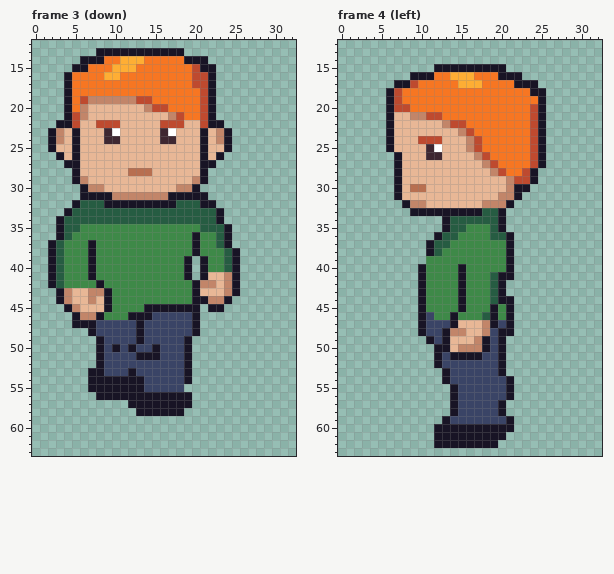
Two versions of one pixel-art file, art-tests/claude-drawn/visitor.aseprite. Above: the version before the commit.
64x64 pixels, 12 frames. Shown: frame 3 (down): x 0..32, y 12..63; frame 4 (left): x 0..32, y 12..63. The commit also changed other frames, which this record leaves out.
The same view after the edit:
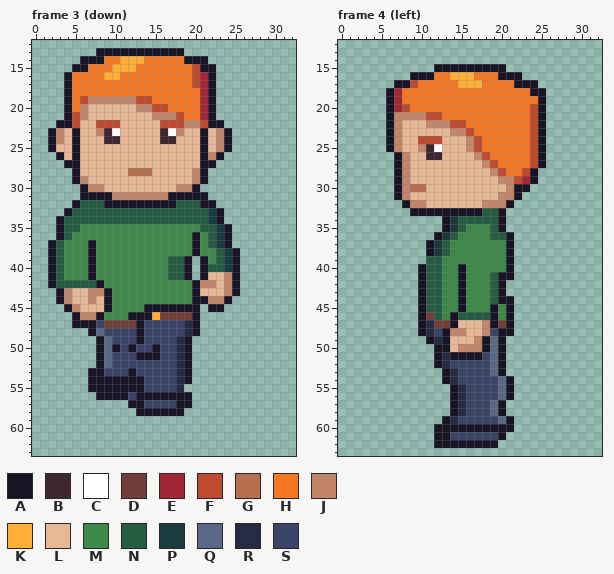
Palette (. is transparent): A #181425  B #3e2731  C #ffffff  D #733e39  E #a22633  F #be4a2f  G #b86f50  H #f77622  J #c28569  K #feae34  L #e8b796  M #3e8948  N #265c42  P #193c3e  Q #5a6988  R #262b44  S #3a4466
Difference:
Frame 3 (down):
y 16..19: x 21 F -> E
y 20: x 13 L -> J; x 21 F -> E
y 21: x 15..16 LL -> JJ; x 21 F -> E
y 22: x 19..20 LL -> JJ
y 23: x 8 L -> J; x 18 L -> J
y 25: x 23 L -> J
y 26: x 22 L -> J
y 28: x 20 L -> J
y 33..34: x 22 N -> P
y 35: x 23 N -> P
y 36..37: x 22..23 MN -> NP
y 38: x 23..24 MN -> NP
y 39: x 17..18 MM -> NN; x 23..24 MN -> NP
y 40: x 17..18 MM -> NN; x 22..24 MMN -> NNP
y 41: x 17..18 MM -> NN
y 42: x 4..7 MMMM -> NNNN
y 46: x 15..19 SSSSS -> KDDDD
y 47: x 9..12 SSSS -> DDDD; x 19 S -> R
y 48: x 8 S -> Q; x 19 S -> R
y 49..52: x 9 S -> Q; x 18 S -> R
y 53..55: x 18 S -> R
y 56: x 12 A -> S
y 57: x 14..17 AAAA -> SSSS
Frame 4 (left):
y 18..20: x 7 F -> E
y 21: x 7..8 LL -> JJ
y 22: x 7 L -> J; x 11..12 LL -> JJ
y 23: x 7 L -> J; x 14 L -> J
y 24: x 7 L -> J
y 25: x 7 L -> J; x 10 L -> J
y 26..28: x 8 L -> J
y 29: x 8 L -> J; x 20 L -> J; x 23 F -> E
y 30..31: x 8 L -> J
y 34..35: x 14 N -> P
y 36: x 13 N -> P
y 37: x 12 N -> P
y 38: x 12..13 NM -> PN
y 39..45: x 11..12 MM -> NN
y 46: x 11..12 SM -> DN; x 15..17 MMM -> NNN
y 47: x 11..13 SSS -> RDD; x 20 S -> D
y 48: x 11 S -> R
y 49: x 12 S -> R; x 19 S -> Q
y 50: x 19 S -> Q
y 51..52: x 13 S -> R; x 19 S -> Q
y 53: x 14 S -> R; x 19 S -> Q
y 54: x 14 S -> R; x 20 S -> Q
y 55..56: x 15 S -> R; x 20 S -> Q
y 57..58: x 15 S -> R; x 19 S -> Q
y 59: x 14 S -> R; x 20 S -> Q
y 61: x 14..19 AAAAAA -> SSSSSS
